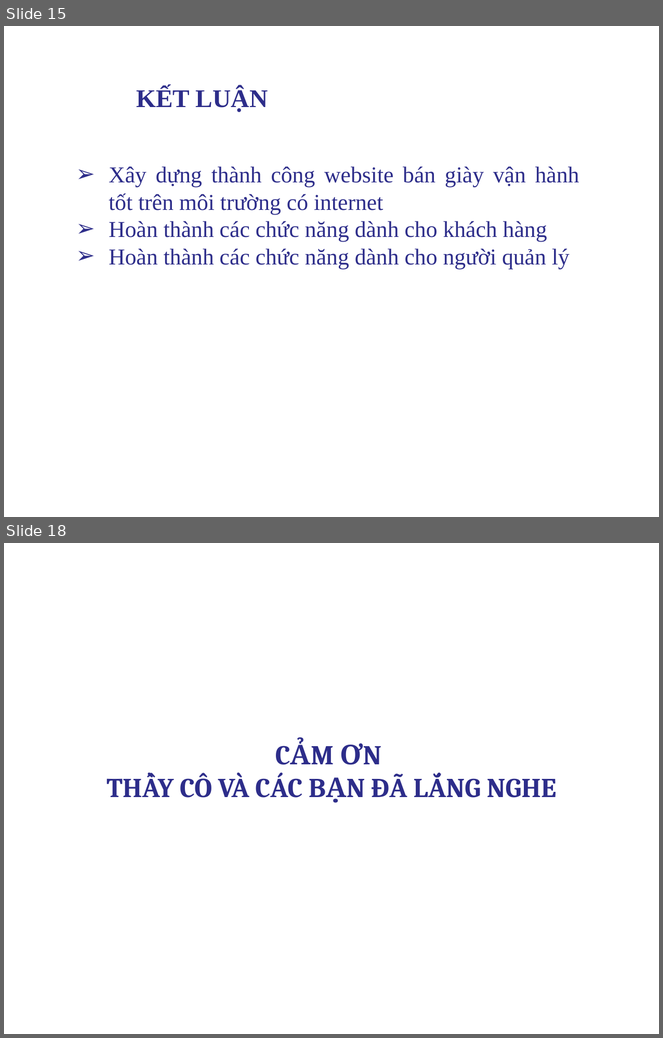
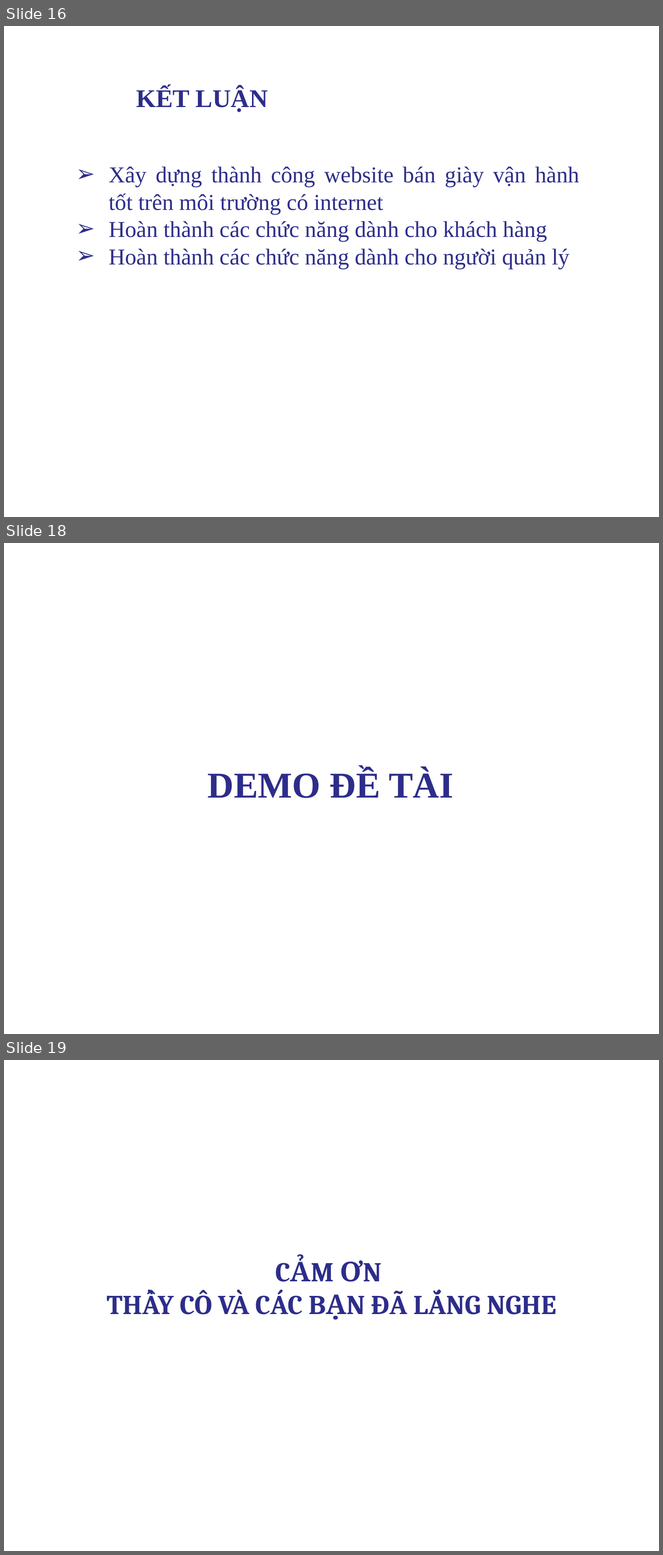
Before and after one commit to buicongminh2018/baovelvtn, a slide deck: LVTN.pptx. Shown one above the other, each under a label of ours: slides 15 and 18 before the commit, slides 16, 18 and 19 after it; the slides between them are not shown. The pictures are 663x1038 and 663x1555 pixels, drawn with LibreOffice and Linux fonts; fonts in the diff are those of the drawing; background and template pictures are left out. Boxes give left, top, right and bottom in pixels: in the first picture for what was removed or moved away, otherwise in the second. Text is boxed around its words. In the diff, an @@ line names an element or a change of style, - is before the commit and + after.

```diff
--- a/LVTN.pptx
+++ b/LVTN.pptx
@@ slide 18 added at [4,543,659,1034], background picture (left out) @@
@@ text added at [208,769,453,798], 40 pt, text #2D2D8A, bold @@
+DEMO ĐỀ TÀI
@@ what was slide 15 is now slide 16 @@
@@ what was slide 18 is now slide 19 @@
```
Also in this commit, not shown: 5 slides changed, 1 other slide added, 1 slide removed, 2 other files.
